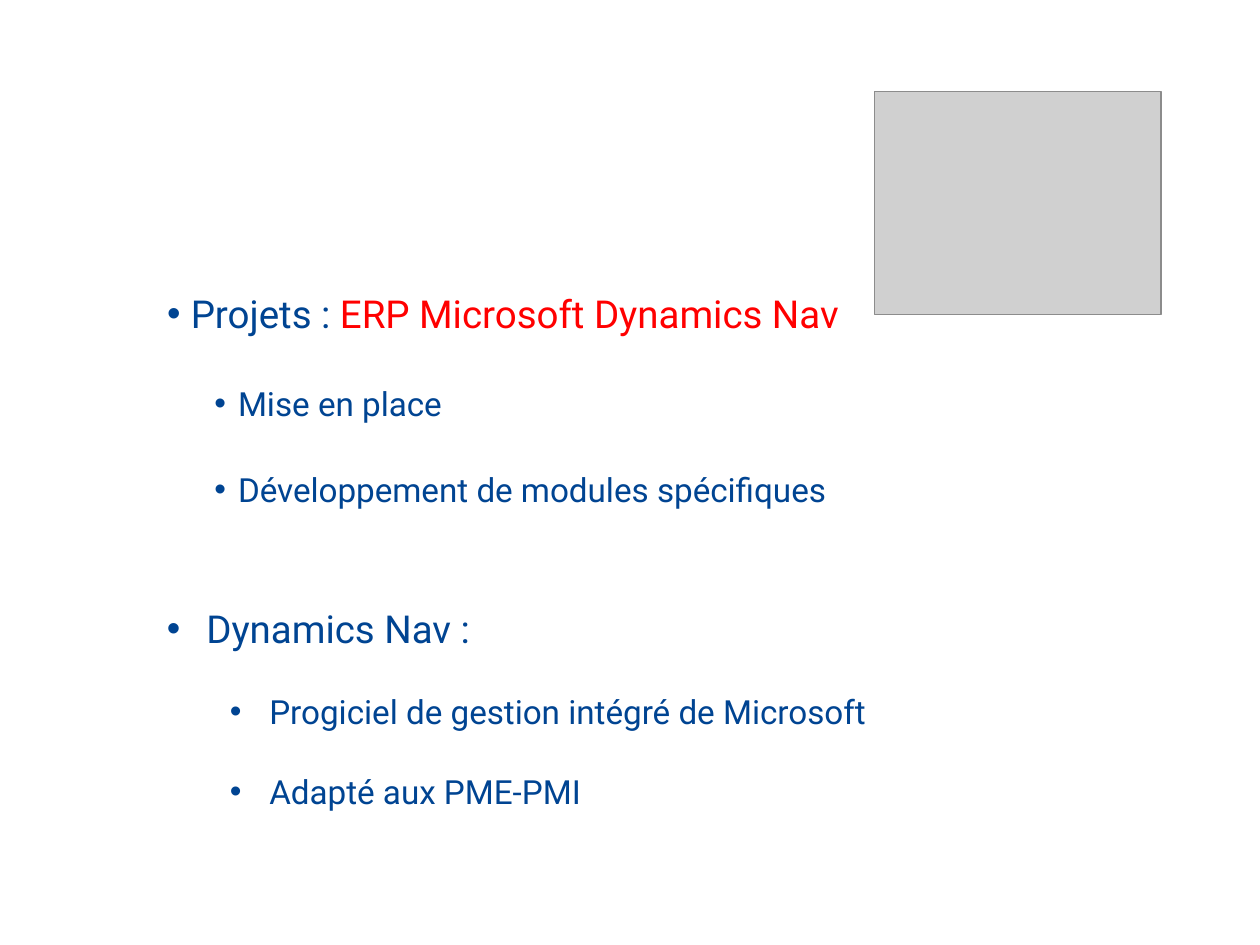
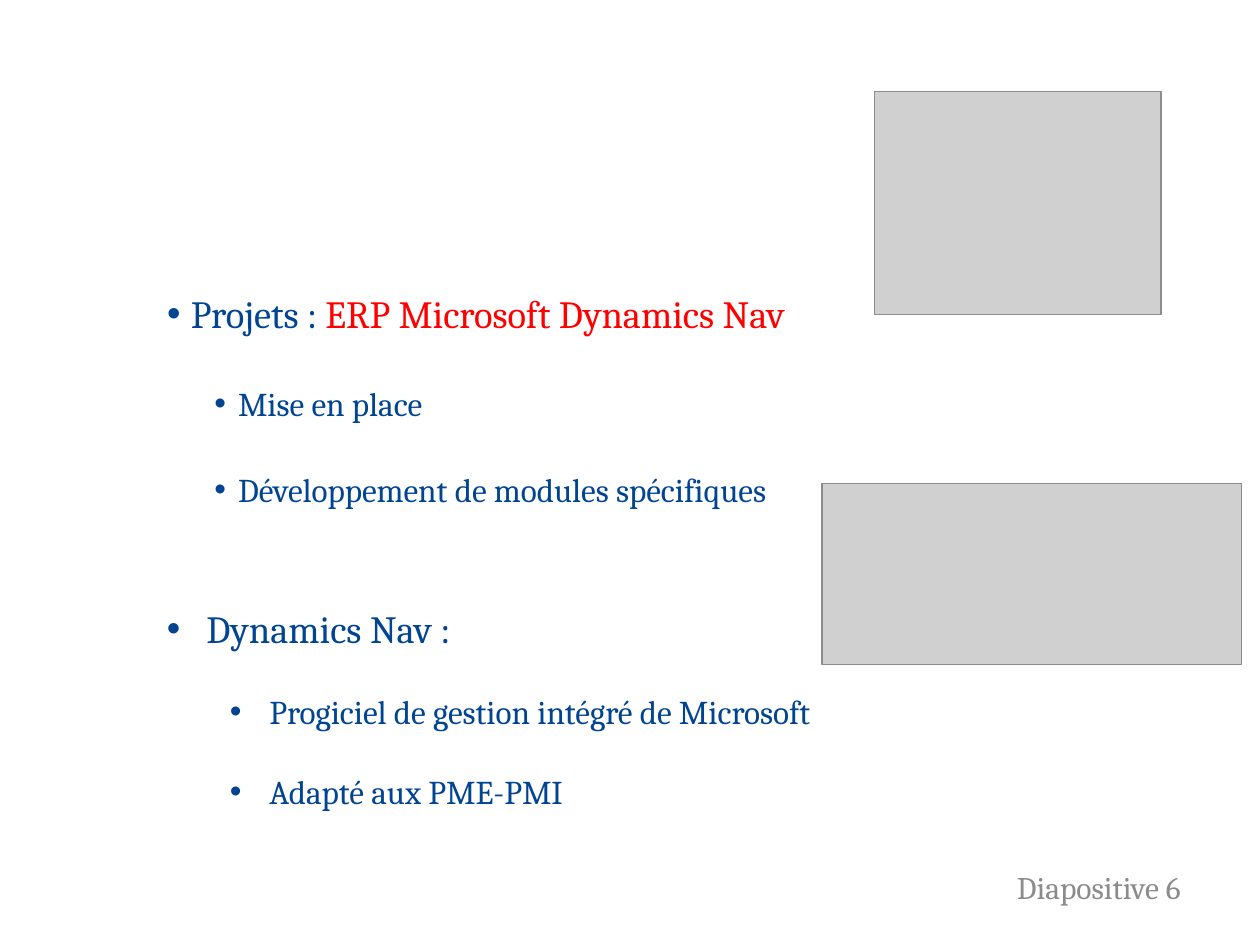
Before and after one commit to FlorentALAPETITE/Rapport_Stage_2017, a slide deck: slide 6 of Soutenance_Stage.pptx. Drawn at 1260x945 pixels with LibreOffice and Linux fonts; fonts in the diff are those of the drawing; grey boxes stand for pictures; background and template pictures are left out. Boxes give left, top, right and bottom in pixels: in the first picture for what was removed or moved away, otherwise in the second. Text is boxed around its words. In the diff, an @@ line names an element or a change of style, - is before the commit and + after.

```diff
--- a/Soutenance_Stage.pptx
+++ b/Soutenance_Stage.pptx
@@ text "Projets : ERP Microsoft Dynamics ..." at [191, 300, 785, 509]: font Roboto to Cambria @@
@@ picture added at [822, 484, 1241, 664] @@
@@ text "Dynamics Nav :" at [206, 617, 810, 811]: font Roboto to Cambria @@
@@ page number added at [1017, 878, 1181, 906], 18 pt, text #8C8C8C @@
+Diapositive 6
```
Also in this commit, not shown: 25 other slides changed, 9 slides added, 10 slides removed, 3 other files.
